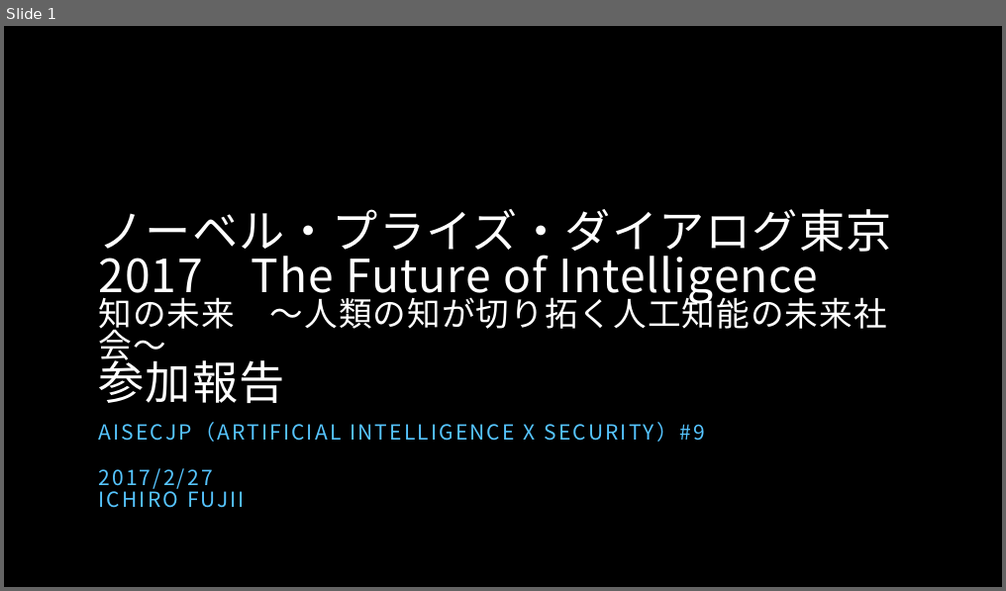
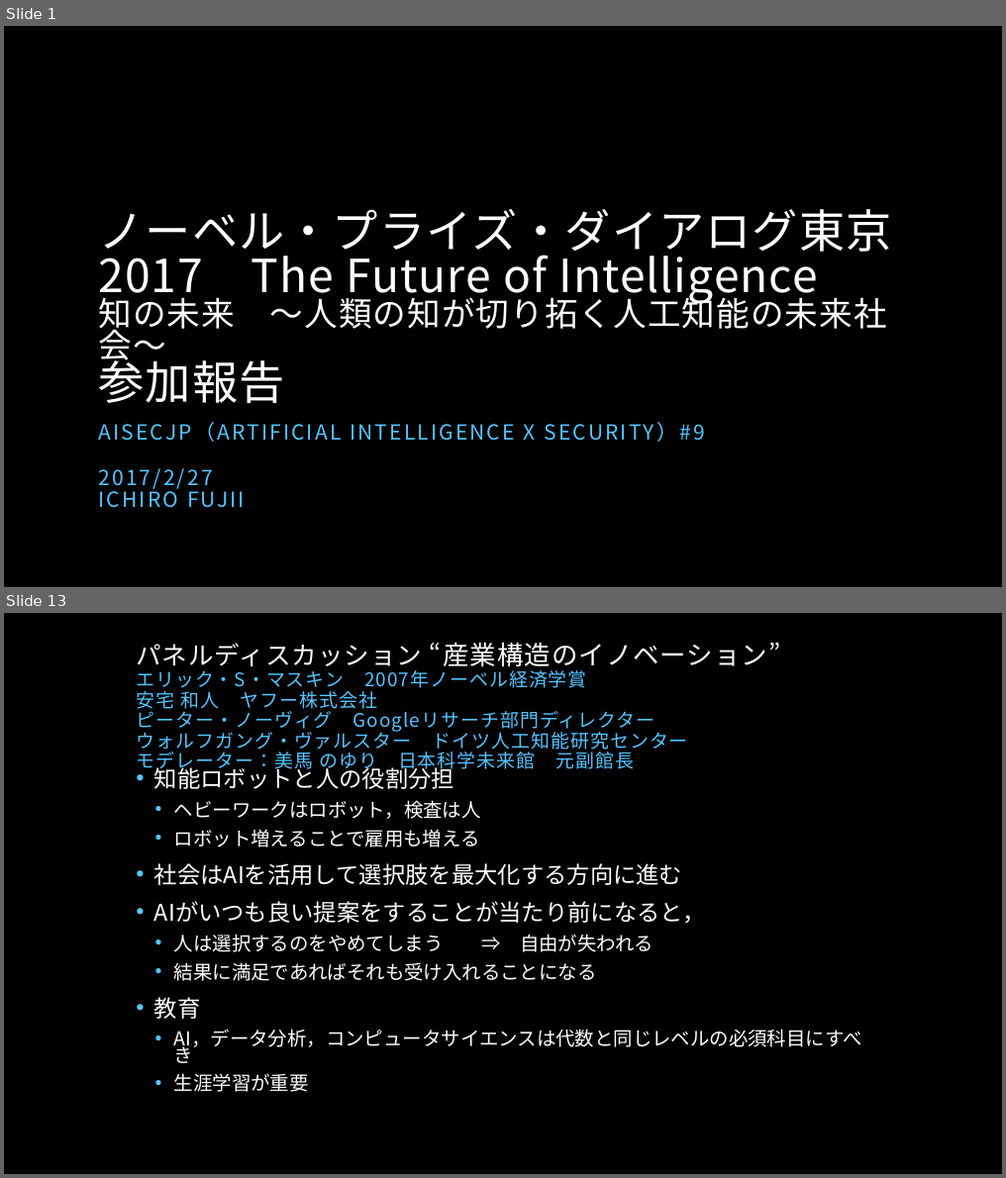
Before and after one commit to fujiichi/AISECjp9, a slide deck: AISECjp#9 LT Nobel Prize Dialogue Tokyo 2017.pptx. Shown one above the other, each under a label of ours: slide 1 before the commit, slides 1 and 13 after it; the slides between them are not shown. The pictures are 1006x591 and 1006x1178 pixels, drawn with LibreOffice and Linux fonts; fonts in the diff are those of the drawing; background and template pictures are left out. Boxes give left, top, right and bottom in pixels: in the first picture for what was removed or moved away, otherwise in the second. Text is boxed around its words. In the diff, an @@ line names an element or a change of style, - is before the commit and + after.

```diff
--- a/AISECjp#9 LT Nobel Prize Dialogue Tokyo 2017.pptx
+++ b/AISECjp#9 LT Nobel Prize Dialogue Tokyo 2017.pptx
@@ slide 13 added at box(4, 613, 1002, 1174), background picture (left out) @@
@@ title added at box(136, 642, 767, 773), 18 pt, text #56C5FF @@
+パネルディスカッション “産業構造のイノベーション”
+エリック・S・マスキン 2007年ノーベル経済学賞
+安宅 和人 ヤフー株式会社
+ピーター・ノーヴィグ Googleリサーチ部門ディレクター
+ウォルフガング・ヴァルスター ドイツ人工知能研究センター
+モデレーター：美馬 のゆり 日本科学未来館 元副館長
@@ text added at box(154, 764, 862, 1092), 18.5 pt, text #FFFFFF @@
+• 知能ロボットと人の役割分担
+  • ヘビーワークはロボット，検査は人
+  • ロボット増えることで雇用も増える
+• 社会はAIを活用して選択肢を最大化する方向に進む
+• AIがいつも良い提案をすることが当たり前になると，
+  • 人は選択するのをやめてしまう ⇒ 自由が失われる
+  • 結果に満足であればそれも受け入れることになる
+• 教育
+  • AI，データ分析，コンピュータサイエンスは代数と同じレベルの必須科目にすべき
+  • 生涯学習が重要
```
Also in this commit, not shown: 7 slides changed, 7 other slides added.
